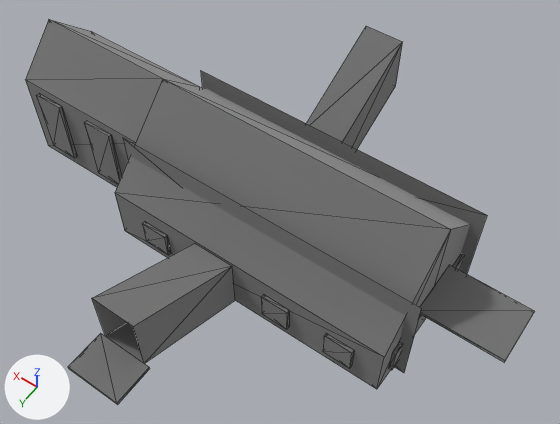
What one commit did to the glTF model assets/maps/20_18/meshes_bsp/TempleNative.gltf.
The view is the same before and after, from a 50 mm lens placed at (255.8, -77.0, 13.5), pointed at (278.8, -109.2, -37.2). The lights are fixed; the arrows at lower left show +X, +Y and +Z. The picture after the commit comes second. Mesh edges are drawn as thin lines. Vertices at exactly the same position are counted once.

The first picture shows 'TempleNative'.
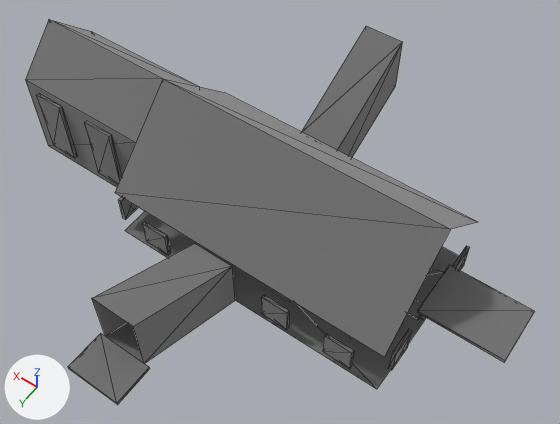
Where the change shows, as pixel boxes (x1, y1, x2, y2) in the pictures (560 x 424 px):
part 1 of me_templenative, deleted
    before: (123, 138, 422, 373)
part 2 of me_templenative, deleted
    before: (201, 71, 487, 274)
part 3 of me_templenative, deleted
    before: (115, 194, 470, 389)

The change, as a diff of the scene's bpy script:
```diff
--- a/assets/maps/20_18/meshes_bsp/TempleNative.gltf.py
+++ b/assets/maps/20_18/meshes_bsp/TempleNative.gltf.py
@@ me_templenative @@
 # used by ob_templenative; location = (0.0, 0.0, 0.0)
-me_templenative.from_pydata(...)  # 196 vertices, 286 faces; spans x 257.8..305.0, y -128.2..-89.0, z -42.7..-30.0
+me_templenative.from_pydata(...)  # 188 vertices, 266 faces; spans x 257.8..305.0, y -128.2..-89.0, z -42.6..-30.0
+# me_templenative part 1: the loose piece of 4 vertices spanning x 264.0..291.8, y -105.3, z -42.7..-32.9 is deleted
+# me_templenative part 2: the loose piece of 4 vertices spanning x 264.0..291.8, y -115.4, z -42.7..-32.9 is deleted
+# me_templenative part 3
+# 16 faces are deleted
 me_templenative.materials.append(mat_m0)
```
